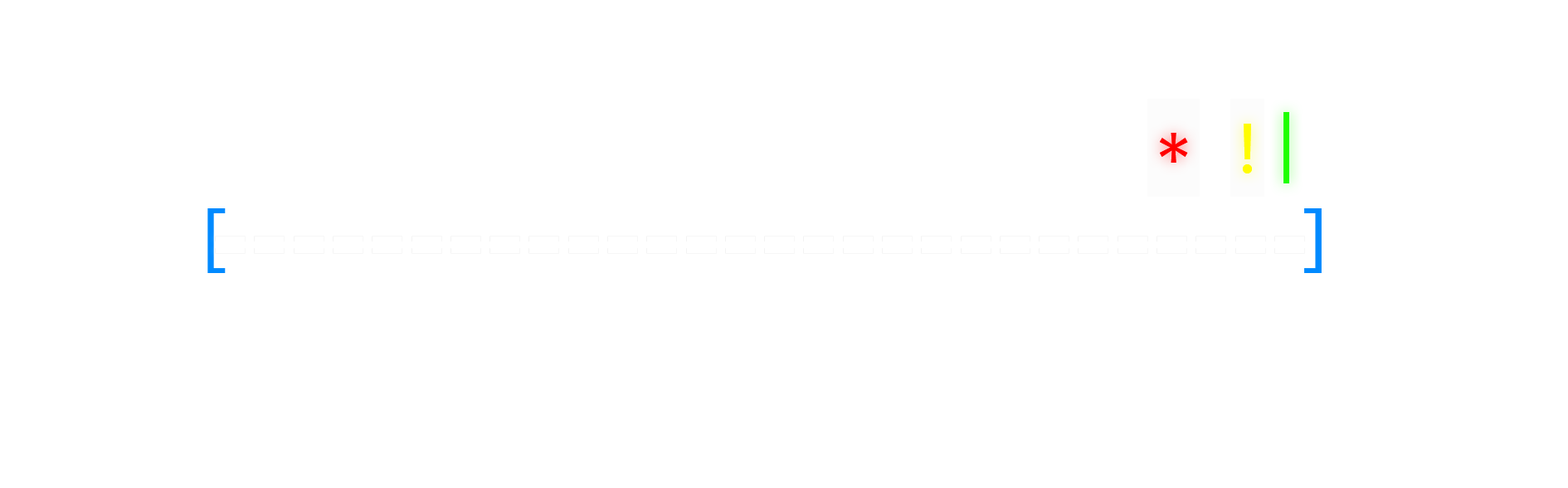
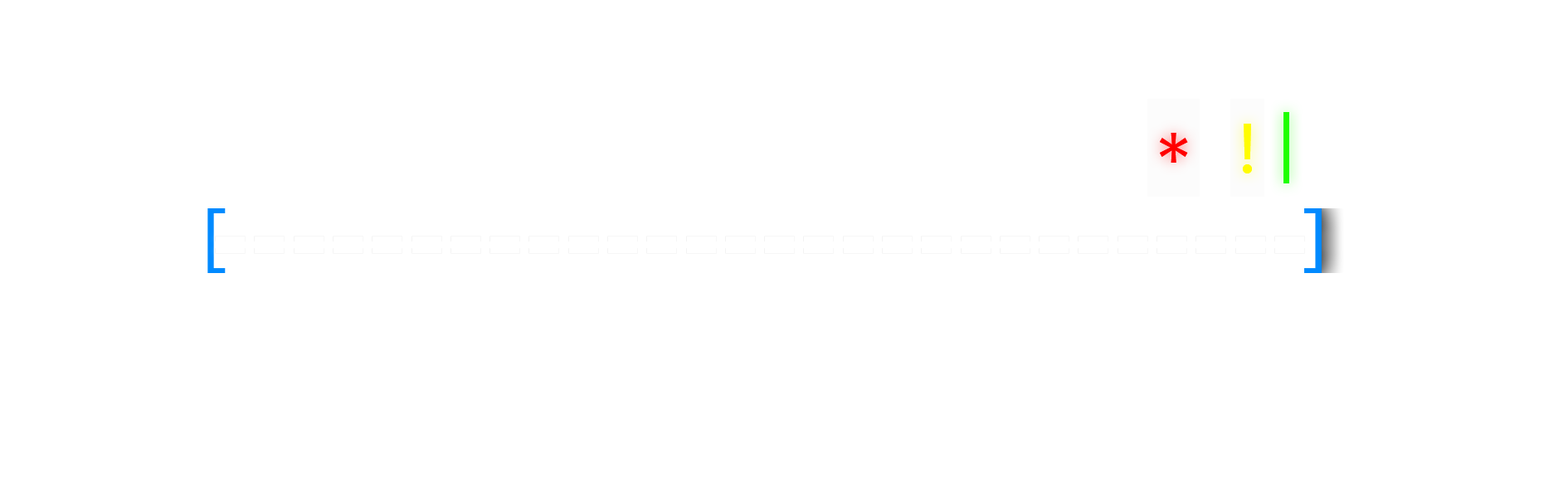
Comparing the layer stacks of the two 1568 × 488 images. Changes:
added group "bg glow" (1st of 2, in "scorebar-bg@2x.png") with 1 layers in group "scorebar-bg@2x.png" over [1320,208,1322,273]
added layer "bg glow" (2nd of 2, in "scorebar-bg@2x.png" › "bg glow") in group "bg glow" over [1320,208,1322,273]
